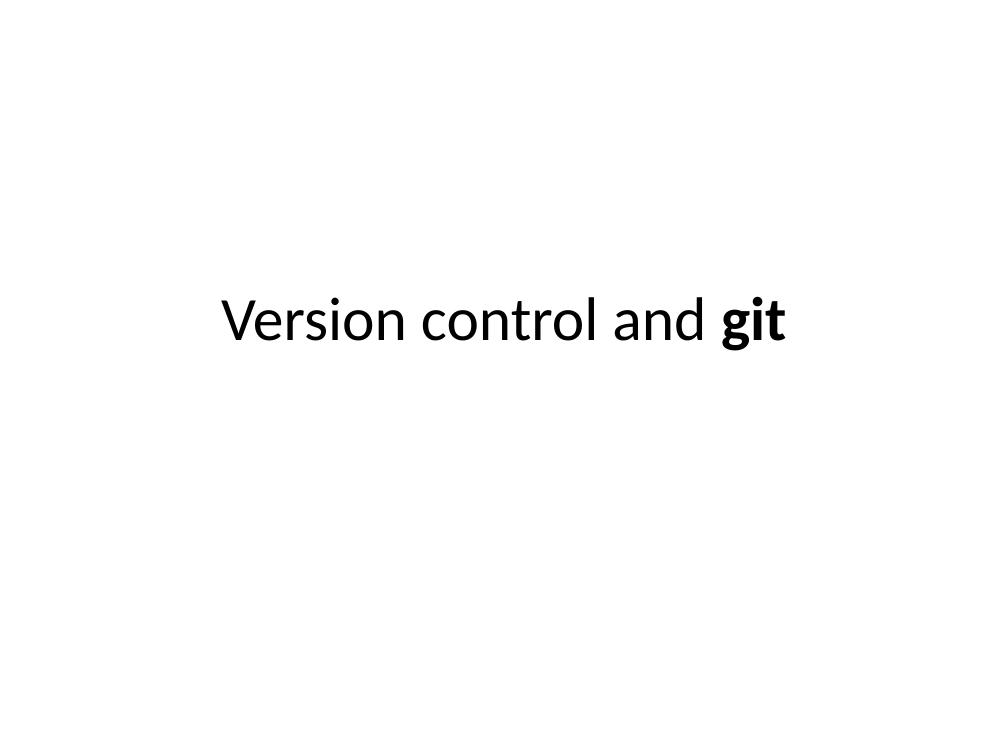
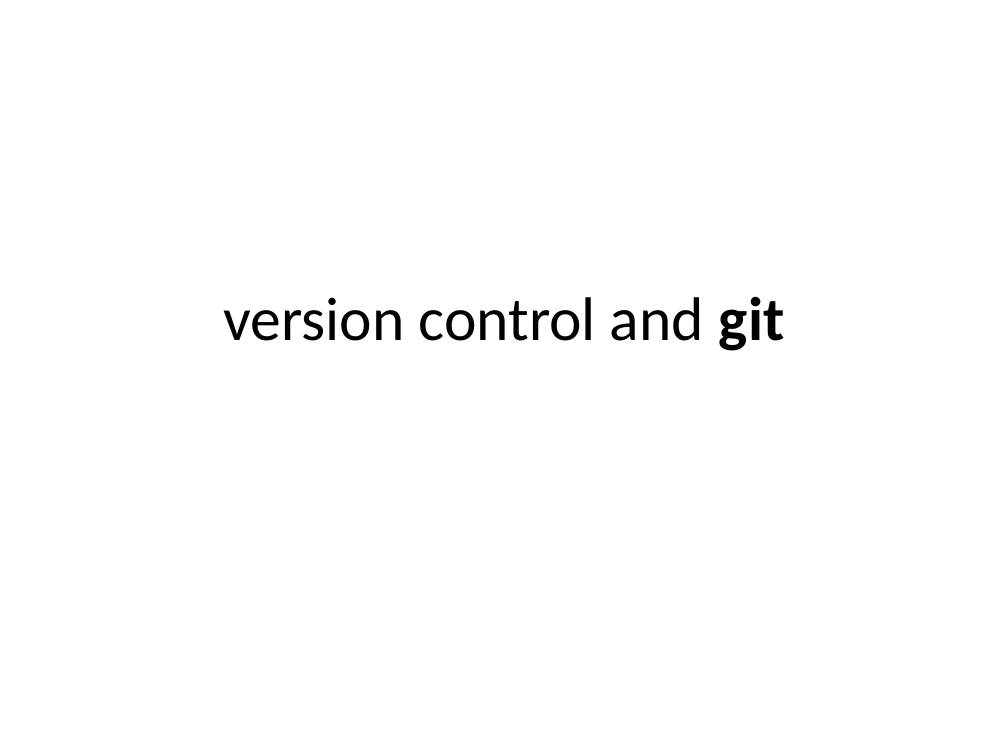
Before and after one commit to erindb/bootcamp, a slide deck: slide 1 of git_group1.pptx. Drawn at 1008x756 pixels with LibreOffice and Linux fonts; fonts in the diff are those of the drawing. Boxes give left, top, right and bottom in pixels: in the first picture for what was removed or moved away, otherwise in the second. Text is boxed around its words. In the diff, an @@ line names an element or a change of style, - is before the commit and + after.

```diff
--- a/git_group1.pptx
+++ b/git_group1.pptx
@@ title at box(223, 296, 785, 351): text changed @@
-Version control and git
+version control and git
```
Also in this commit, not shown: 1 other file.
